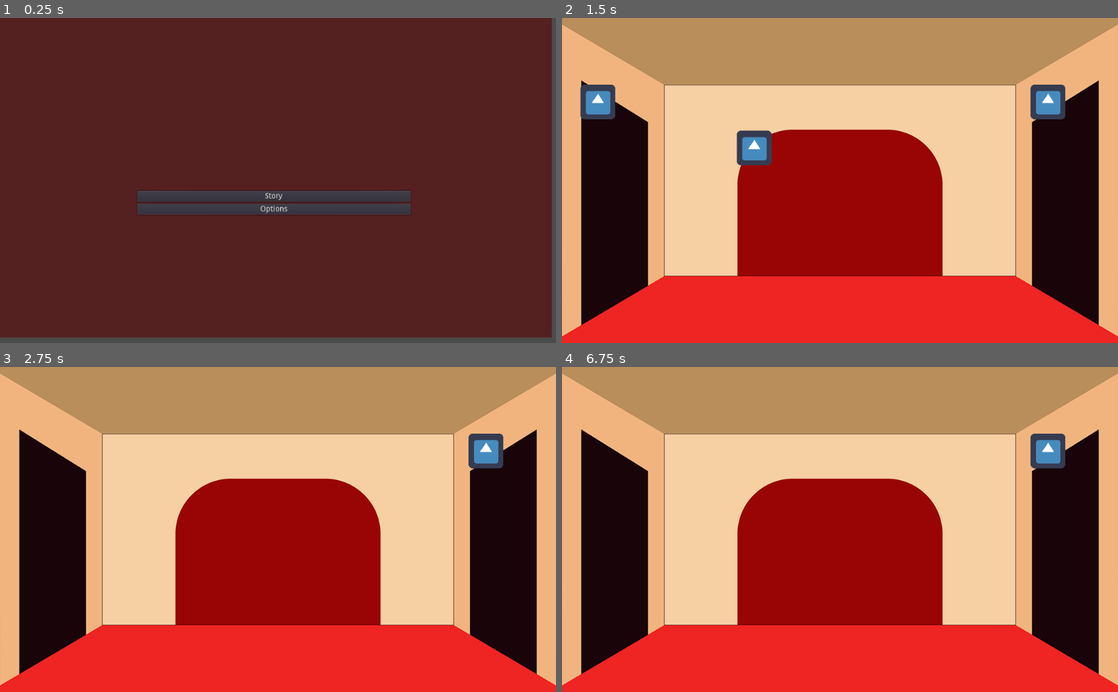
Above: before the commit, frames 1-4 (two rows, left to right).
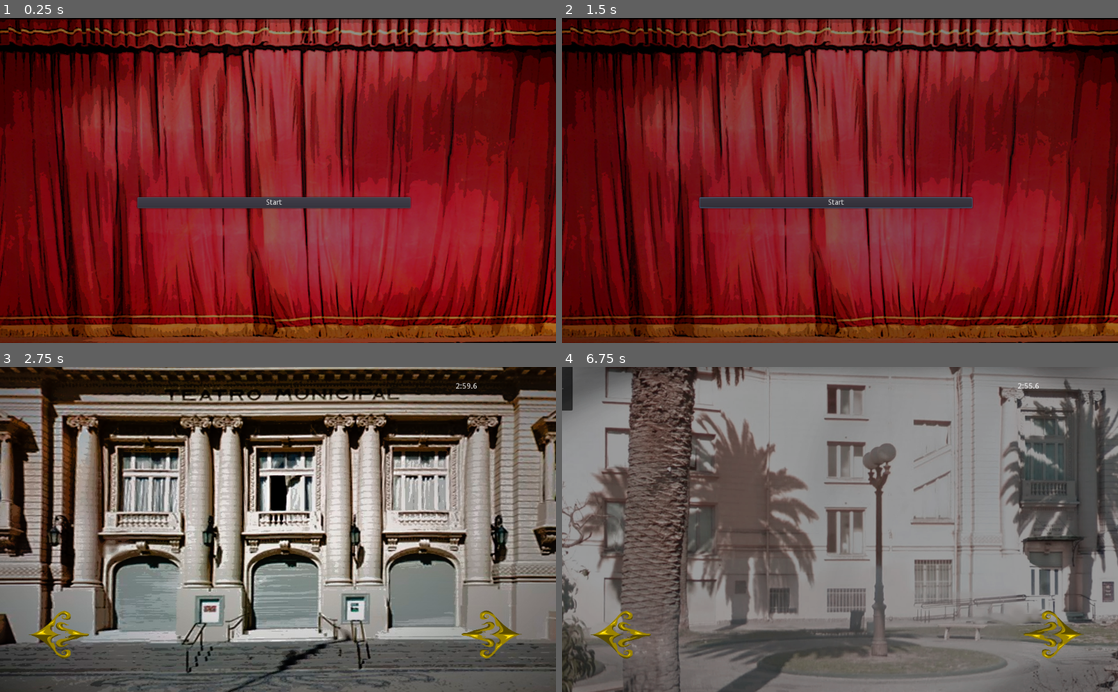
Above: after the commit, the same moments.

Repository: Jeremias-Pellegrino/DVBBGameJamNov2022
Game: Godot game, scene res://Menu/Menu.tscn
Same seed, same stepped clock (60 frames per second), same inputs: the game is played once before the commit and once after it. The engine's default icon, where the game draws it, is replaced by a stand-in: a white triangle on a blue panel in a dark square. Sound files missing from this copy of the repository are replaced by a short silence.
Inputs (mouse positions are in pixels of both pictures, inside the frame that each line leads up to):
- Up to frame 1 (0.25 s): no input
- Up to frame 2 (1.5 s): click (834, 209) at 0.5 s, where only the run before the commit has a clickable "Options"; click "Story" (after the commit: "Start") at 1.25 s
- Up to frame 3 (2.75 s): click (272, 552) at 2 s, where only the run after the commit has a clickable "Start"
- Up to frame 4 (6.75 s): click (623, 636) at 2.77 s; click (1051, 633) at 3.52 s; click (573, 376) at 4.27 s; click (1062, 552) at 5.02 s; click (1062, 552) at 5.77 s; click (623, 636) at 6.52 s

The runs differ from the first frame. In frame 1, 92% of the frame differs, in the area x 0-100%, y 0-100%; in frame 2, 99%; in frame 3, 98%; in frame 4, 100%.

Commit message:
Final changes with some todos

Diff:
--- a/Level 1/GenericScreen.gd
+++ /dev/null
@@ -1,25 +0,0 @@
-tool
-extends Control
-
-export(String) var backgroundTexture
-export(String) var backgroundTexture2
-export(String) var backgroundTexture3
-export(String) var backgroundTexture4
-
-onready var textureRect : TextureRect = $TextureRect
-onready var leftButton : TextureButton = $LeftArrow
-onready var rightButton : TextureButton = $RightArrow
-
-# Called when the node enters the scene tree for the first time.
-func _ready():
-
-
-	pass
-
-
-func _on_LeftArrow_button_up():
-	pass # Replace with function body.
-
-
-func _on_RightArrow_button_up():
-	pass # Replace with function body.
--- a/Level 1/GenericScreen.tscn
+++ /dev/null
@@ -1,66 +0,0 @@
-[gd_scene load_steps=3 format=2]
-
-[ext_resource path="res://icon.png" type="Texture" id=1]
-[ext_resource path="res://Level 1/GenericScreen.gd" type="Script" id=2]
-
-[node name="Control" type="Control"]
-anchor_right = 1.0
-anchor_bottom = 1.0
-script = ExtResource( 2 )
-__meta__ = {
-"_edit_use_anchors_": false
-}
-
-[node name="TextureRect4" type="TextureRect" parent="."]
-margin_right = 1020.0
-margin_bottom = 600.0
-stretch_mode = 5
-__meta__ = {
-"_edit_use_anchors_": false
-}
-
-[node name="TextureRect3" type="TextureRect" parent="."]
-margin_right = 1020.0
-margin_bottom = 600.0
-stretch_mode = 5
-__meta__ = {
-"_edit_use_anchors_": false
-}
-
-[node name="TextureRect2" type="TextureRect" parent="."]
-margin_right = 1020.0
-margin_bottom = 600.0
-stretch_mode = 5
-__meta__ = {
-"_edit_use_anchors_": false
-}
-
-[node name="TextureRect" type="TextureRect" parent="."]
-margin_right = 1020.0
-margin_bottom = 600.0
-stretch_mode = 5
-__meta__ = {
-"_edit_use_anchors_": false
-}
-
-[node name="LeftArrow" type="TextureButton" parent="."]
-margin_left = 20.0
-margin_top = 450.0
-margin_right = 160.0
-margin_bottom = 530.0
-texture_normal = ExtResource( 1 )
-expand = true
-__meta__ = {
-"_edit_use_anchors_": false
-}
-
-[node name="RightArrow" type="TextureButton" parent="."]
-margin_left = 860.0
-margin_top = 450.0
-margin_right = 1000.0
-margin_bottom = 530.0
-texture_normal = ExtResource( 1 )
-expand = true
-
-[connection signal="button_up" from="LeftArrow" to="." method="_on_LeftArrow_button_up"]
-[connection signal="button_up" from="RightArrow" to="." method="_on_RightArrow_button_up"]
--- a/Level 1/Level 1.gd
+++ b/Level 1/Level 1.gd
@@ -1,26 +1,121 @@
 extends Control
 
 onready var scene = $Scene
-const path: String = "res://Level 2/Level 2.tscn"
+var path: String = "res://Level 2/Level 2.tscn"
+var walls = [load("res://Level 1/1.png"), load("res://Level 1/2.png"), load("res://Level 1/4.png"), load("res://Level 1/3.png")]
+var currentIndex = 0
 
-#ponele que sean 2 o 3, puede ser cualquiwer numero
-#las condiciones deben ser linkeadas a este script
+var h = 0
+var s = 0
+var m = 0
 
-var conditions = [true, true]
+var timer = Timer.new()
+
+func do_this():
+	path = "res://You lose.tscn"
+	$TransitionLayer/ColorRect.show()
+	$TransitionLayer/AnimationPlayer.play("transition")
+
+#comida, manise, llave
+var conditions = [false, false, false]
 
 # Called when the node enters the scene tree for the first time.
 func _ready():
-	#load condtions
-	print("load lvl1")
-	pass
+	$TransitionLayer/ColorRect.hide()
+	$FootStepsPlayer.autoplay = false
+	$Background.texture = walls[0]
+	$Comida.hide()
+	$Manise.hide()
+
+	timer.connect("timeout",self,"do_this")
+	timer.wait_time = 180
+	timer.one_shot = true
+	add_child(timer)
+	timer.start()
 
 # Called every frame. 'delta' is the elapsed time since the previous frame.
 func _process(delta):
+
+	if s > 59:
+		m += 1
+		h = 0
+
+	if m > 59:
+		h += 1
+		m = 0
+
+	var timerText = str(2 - m)+":"+str(60-s)
+	$TimerLabel.bbcode_text = timerText
+
 	var tmp = conditions.duplicate()
 	for condition in conditions:
 		if condition == true:
 			tmp.pop_front()
 
-	if tmp.empty():
-		pass
-		get_tree().change_scene(path)
+	if tmp.empty() && currentIndex == 3:
+		$TransitionLayer/ColorRect.show()
+		$TransitionLayer/AnimationPlayer.play("transition")
+
+	if currentIndex == 2 && !conditions[0]:
+		$Comida.show()
+	else:
+		$Comida.hide()
+
+	if currentIndex == 2 && !conditions[1]:
+		$Manise.show()
+	else:
+		$Manise.hide()
+
+	if currentIndex == 1 && !conditions[2]:
+		$Llave.show()
+	else:
+		$Llave.hide()
+
+	#if currentIndex == 3 && conditions[1]:
+	#	pass
+
+func _on_LeftArrow_button_up():
+	currentIndex -= 1
+	if currentIndex < 0:
+		currentIndex = 3
+
+	print("left arrow, currentIndex: ", currentIndex)
+	$Background.texture = walls[currentIndex]
+	$FootStepsPlayer.position = Vector2(0,200)
+	$FootStepsPlayer.play()
+
+func _on_RightArrow_button_up():
+
+	currentIndex += 1
+	if currentIndex > 3:
+		currentIndex = 0
+
+	if currentIndex == 3:
+		conditions[1] = true
+	print("right arrow, currentIndex: ", currentIndex)
+	$Background.texture = walls[currentIndex]
+	$FootStepsPlayer.position = Vector2(1000,200)
+	$FootStepsPlayer.play()
+
+func _on_Timer_timeout():
+	s += 0.1
+
+func _on_FootStepsPlayer_finished():
+	$FootStepsPlayer.stop()
+
+func _on_AcceptDialog_confirmed():
+	#iluminar puerta
+	pass
+
+func _on_Comida_button_up():
+	conditions[0] = true
+	$AcceptDialog.show()
+
+func _on_Manise_button_up():
+	conditions[1] = true
+
+func _on_Llave_button_up():
+	conditions[2] = true
+
+func _on_AnimationPlayer_animation_finished(anim_name):
+	get_tree().change_scene(path)
--- a/Level 1/Level 1.tscn
+++ b/Level 1/Level 1.tscn
@@ -1,8 +1,43 @@
-[gd_scene load_steps=4 format=2]
+[gd_scene load_steps=11 format=2]
 
-[ext_resource path="res://icon.png" type="Texture" id=1]
+[ext_resource path="res://Level 1/2.png" type="Texture" id=1]
 [ext_resource path="res://Level 1/Level 1.gd" type="Script" id=2]
-[ext_resource path="res://Level 1/teatro2.jpg" type="Texture" id=3]
+[ext_resource path="res://assets/mani.png" type="Texture" id=3]
+[ext_resource path="res://Level 1/ City Park Ambience.mp3" type="AudioStream" id=4]
+[ext_resource path="res://assets/FOOTSTEPS SOUND EFFECT HD.mp3" type="AudioStream" id=5]
+[ext_resource path="res://assets/llave chota.png" type="Texture" id=6]
+[ext_resource path="res://assets/flecha.png" type="Texture" id=7]
+[ext_resource path="res://assets/bandeja comida.png" type="Texture" id=8]
+
+[sub_resource type="Animation" id=3]
+length = 0.001
+tracks/0/type = "value"
+tracks/0/path = NodePath("ColorRect:color")
+tracks/0/interp = 1
+tracks/0/loop_wrap = true
+tracks/0/imported = false
+tracks/0/enabled = true
+tracks/0/keys = {
+"times": PoolRealArray( 0, 1 ),
+"transitions": PoolRealArray( 1, 1 ),
+"update": 0,
+"values": [ Color( 0, 0, 0, 0 ), Color( 0, 0, 0, 1 ) ]
+}
+
+[sub_resource type="Animation" id=2]
+resource_name = "transition"
+tracks/0/type = "value"
+tracks/0/path = NodePath("ColorRect:color")
+tracks/0/interp = 1
+tracks/0/loop_wrap = true
+tracks/0/imported = false
+tracks/0/enabled = true
+tracks/0/keys = {
+"times": PoolRealArray( 0.1, 1 ),
+"transitions": PoolRealArray( 1, 1 ),
+"update": 0,
+"values": [ Color( 0, 0, 0, 0 ), Color( 0, 0, 0, 1 ) ]
+}
 
 [node name="Control" type="Control"]
 anchor_right = 1.0
@@ -15,30 +50,139 @@
 [node name="Background" type="TextureRect" parent="."]
 margin_right = 1020.0
 margin_bottom = 600.0
-texture = ExtResource( 3 )
+texture = ExtResource( 1 )
 stretch_mode = 5
 __meta__ = {
 "_edit_use_anchors_": false
 }
 
 [node name="LeftArrow" type="TextureButton" parent="."]
-margin_left = 20.0
-margin_top = 450.0
-margin_right = 160.0
-margin_bottom = 530.0
-texture_normal = ExtResource( 1 )
+margin_left = 46.0
+margin_top = 551.0
+margin_right = 156.0
+margin_bottom = 681.0
+rect_rotation = -90.0
+texture_normal = ExtResource( 7 )
 expand = true
 __meta__ = {
 "_edit_use_anchors_": false
 }
 
 [node name="RightArrow" type="TextureButton" parent="."]
-margin_left = 860.0
-margin_top = 450.0
-margin_right = 1000.0
-margin_bottom = 530.0
-texture_normal = ExtResource( 1 )
+margin_left = 968.0
+margin_top = 437.0
+margin_right = 1078.0
+margin_bottom = 567.0
+rect_rotation = 90.0
+texture_normal = ExtResource( 7 )
 expand = true
+__meta__ = {
+"_edit_use_anchors_": false
+}
+
+[node name="Timer" type="Timer" parent="."]
+wait_time = 0.1
+autostart = true
+
+[node name="TimerLabel" type="RichTextLabel" parent="."]
+margin_left = 839.0
+margin_top = 29.0
+margin_right = 1006.0
+margin_bottom = 122.0
+bbcode_enabled = true
+scroll_active = false
+__meta__ = {
+"_edit_use_anchors_": false
+}
+
+[node name="AudioStreamPlayer" type="AudioStreamPlayer" parent="."]
+stream = ExtResource( 4 )
+volume_db = -8.702
+autoplay = true
+
+[node name="FootStepsPlayer" type="AudioStreamPlayer2D" parent="."]
+stream = ExtResource( 5 )
+
+[node name="ForegroundTransition" type="TextureRect" parent="."]
+visible = false
+margin_right = 1024.0
+margin_bottom = 600.0
+expand = true
+stretch_mode = 5
+__meta__ = {
+"_edit_use_anchors_": false
+}
+
+[node name="Llave" type="TextureButton" parent="."]
+margin_left = 711.0
+margin_top = 474.0
+margin_right = 1801.0
+margin_bottom = 1184.0
+rect_scale = Vector2( 0.07, 0.07 )
+texture_normal = ExtResource( 6 )
+__meta__ = {
+"_edit_use_anchors_": false
+}
+
+[node name="Comida" type="TextureButton" parent="."]
+visible = false
+margin_left = 334.0
+margin_top = 428.0
+margin_right = 1424.0
+margin_bottom = 1138.0
+rect_scale = Vector2( 0.04, 0.04 )
+texture_normal = ExtResource( 8 )
+__meta__ = {
+"_edit_use_anchors_": false
+}
+
+[node name="Manise" type="TextureButton" parent="."]
+visible = false
+margin_left = 386.0
+margin_top = 428.0
+margin_right = 1410.0
+margin_bottom = 1028.0
+rect_scale = Vector2( 0.02, 0.02 )
+texture_normal = ExtResource( 3 )
+__meta__ = {
+"_edit_use_anchors_": false
+}
+
+[node name="TextureButton" type="TextureButton" parent="."]
+margin_right = 40.0
+margin_bottom = 40.0
+__meta__ = {
+"_edit_use_anchors_": false
+}
+
+[node name="AcceptDialog" type="AcceptDialog" parent="."]
+margin_left = 363.0
+margin_top = 153.0
+margin_right = 629.0
+margin_bottom = 211.0
+window_title = ""
+dialog_text = "Mozo! Lleva la bandeja adentro, rapido!"
+
+[node name="TransitionLayer" type="CanvasLayer" parent="."]
+
+[node name="ColorRect" type="ColorRect" parent="TransitionLayer"]
+margin_right = 1024.0
+margin_bottom = 600.0
+color = Color( 0, 0, 0, 0 )
+__meta__ = {
+"_edit_use_anchors_": false
+}
+
+[node name="AnimationPlayer" type="AnimationPlayer" parent="TransitionLayer"]
+anims/RESET = SubResource( 3 )
+anims/transition = SubResource( 2 )
 
 [connection signal="button_up" from="LeftArrow" to="." method="_on_LeftArrow_button_up"]
 [connection signal="button_up" from="RightArrow" to="." method="_on_RightArrow_button_up"]
+[connection signal="timeout" from="Timer" to="." method="_on_Timer_timeout"]
+[connection signal="finished" from="FootStepsPlayer" to="." method="_on_FootStepsPlayer_finished"]
+[connection signal="button_up" from="Llave" to="." method="_on_Llave_button_up"]
+[connection signal="button_up" from="Comida" to="." method="_on_Comida_button_up"]
+[connection signal="button_up" from="Manise" to="." method="_on_Manise_button_up"]
+[connection signal="confirmed" from="AcceptDialog" to="." method="_on_AcceptDialog_confirmed"]
+[connection signal="animation_finished" from="TransitionLayer/AnimationPlayer" to="." method="_on_AnimationPlayer_animation_finished"]
--- a/Level 2/Level 2.gd
+++ b/Level 2/Level 2.gd
@@ -1,12 +1,4 @@
 extends Node
-
-#south east north west
-var data = {
-	"00": [false, true, true, false],
-	"01": [false, false, true, true],
-	"10": [true, true, false, false],
-	"11": [true, false, false, true]
-}
 
 # Rooms
 #	10 | 11
@@ -14,13 +6,19 @@
 
 #podria eliminar el dict data y usar este chequeando si existe un valor y ya.
 var associatedRoom = {
+	#south east north west
 	"00": ["", "01", "10", ""],
-	"01": ["", "", "11", "00"],
+	"01": ["", "02", "11", "00"],
+	"02": ["", "", "12", "01"],
 	"10": ["00", "11", "", ""],
-	"11": ["01", "", "", "10"]
+	"11": ["01", "12", "", "10"],
+	"12": ["02", "", "22", "11"],
+	"20": ["10", "21", "", ""],
+	"21": ["11", "22", "", "20"],
+	"22": ["12", "", "", "21"]
 }
 
-var currentRoom = "00"
+var currentRoom = "01"
 var currentDoor = 0
 
 var nextRoom = ""
@@ -32,7 +30,8 @@
 export var isRightAvailable = false
 
 func _ready():
-	print(data[currentRoom][currentDoor])
+	#print(data[currentRoom][currentDoor])
+	pass
 
 func nextInitialDoor(forDoor: int):
 
@@ -48,13 +47,18 @@
 	return index
 
 func loadNext():
+
+	print("currentRoom: ", currentRoom)
+	print("currentDoor: ", currentDoor)
+
 	var right = nextInitialDoor(1)
 	var middle = nextInitialDoor(2)
 	var left = nextInitialDoor(3)
 
-	isRightAvailable = data[nextRoom][right]
-	isMiddleAvailable = data[nextRoom][middle]
-	isLeftAvailable = data[nextRoom][left]
+	#TODO: make it safe for "" cases.
+	isRightAvailable = associatedRoom[nextRoom][right] != ""
+	isMiddleAvailable = associatedRoom[nextRoom][middle] != ""
+	isLeftAvailable = associatedRoom[nextRoom][left] != ""
 
 	if !isLeftAvailable:
 		$LeftDoorButton.hide()
@@ -73,6 +77,14 @@
 
 	currentRoom = nextRoom
 	currentDoor = nextInitialDoor
+
+	if currentRoom == "11":
+		$Sprite.show()
+	else:
+		$Sprite.hide()
+
+	if currentRoom == "20" && currentDoor == 1:
+		$TransitionLayer/AnimationPlayer.play("transition")
 
 func setupNextRoom():
 	nextRoom = associatedRoom[currentRoom][selectedDoor]
@@ -116,3 +128,7 @@
 		selectedDoor = 2
 
 	setupNextRoom()
+
+func _on_AnimationPlayer_animation_finished(anim_name):
+	$TransitionLayer/ColorRect.hide()
+	$FinalImage.show()
--- a/Level 2/Level 2.tscn
+++ b/Level 2/Level 2.tscn
@@ -1,8 +1,42 @@
-[gd_scene load_steps=4 format=2]
+[gd_scene load_steps=10 format=2]
 
-[ext_resource path="res://Level 2/Placeholder laberinto.png" type="Texture" id=1]
+[ext_resource path="res://Level 2/base.png" type="Texture" id=1]
 [ext_resource path="res://Level 2/Level 2.gd" type="Script" id=2]
-[ext_resource path="res://icon.png" type="Texture" id=3]
+[ext_resource path="res://Level 2/puerta izq.png" type="Texture" id=3]
+[ext_resource path="res://Level 2/puerta centro.png" type="Texture" id=4]
+[ext_resource path="res://Level 2/puerta der.png" type="Texture" id=5]
+[ext_resource path="res://Level 2/lampara.png" type="Texture" id=6]
+[ext_resource path="res://assets/ganaste.png" type="Texture" id=7]
+
+[sub_resource type="Animation" id=3]
+length = 0.001
+tracks/0/type = "value"
+tracks/0/path = NodePath("ColorRect:color")
+tracks/0/interp = 1
+tracks/0/loop_wrap = true
+tracks/0/imported = false
+tracks/0/enabled = true
+tracks/0/keys = {
+"times": PoolRealArray( 0, 1 ),
+"transitions": PoolRealArray( 1, 1 ),
+"update": 0,
+"values": [ Color( 0, 0, 0, 0 ), Color( 0, 0, 0, 1 ) ]
+}
+
+[sub_resource type="Animation" id=2]
+resource_name = "transition"
+tracks/0/type = "value"
+tracks/0/path = NodePath("ColorRect:color")
+tracks/0/interp = 1
+tracks/0/loop_wrap = true
+tracks/0/imported = false
+tracks/0/enabled = true
+tracks/0/keys = {
+"times": PoolRealArray( 0.1, 1 ),
+"transitions": PoolRealArray( 1, 1 ),
+"update": 0,
+"values": [ Color( 0, 0, 0, 0 ), Color( 0, 0, 0, 1 ) ]
+}
 
 [node name="Control" type="Node"]
 script = ExtResource( 2 )
@@ -17,31 +51,63 @@
 }
 
 [node name="LeftDoorButton" type="TextureButton" parent="."]
-margin_left = 34.0
-margin_top = 123.0
-margin_right = 160.0
-margin_bottom = 560.0
+margin_left = -61.0
+margin_top = 132.0
+margin_right = 285.0
+margin_bottom = 603.0
 texture_normal = ExtResource( 3 )
 __meta__ = {
 "_edit_use_anchors_": false
 }
 
 [node name="RightDoorButton" type="TextureButton" parent="."]
-margin_left = 863.0
-margin_top = 123.0
-margin_right = 988.0
-margin_bottom = 560.0
-texture_normal = ExtResource( 3 )
+margin_left = 754.0
+margin_top = 121.0
+margin_right = 1100.0
+margin_bottom = 592.0
+texture_normal = ExtResource( 5 )
 __meta__ = {
 "_edit_use_anchors_": false
 }
 
 [node name="MiddleDoorButton" type="TextureButton" parent="."]
-margin_left = 322.0
-margin_top = 208.0
-margin_right = 703.0
-margin_bottom = 475.0
-texture_normal = ExtResource( 3 )
+margin_left = 328.0
+margin_top = 176.0
+margin_right = 709.0
+margin_bottom = 518.0
+texture_normal = ExtResource( 4 )
+__meta__ = {
+"_edit_use_anchors_": false
+}
+
+[node name="Sprite" type="Sprite" parent="."]
+visible = false
+position = Vector2( 523, 306 )
+scale = Vector2( 0.887097, 0.97 )
+texture = ExtResource( 6 )
+
+[node name="TransitionLayer" type="CanvasLayer" parent="."]
+
+[node name="ColorRect" type="ColorRect" parent="TransitionLayer"]
+margin_right = 1024.0
+margin_bottom = 600.0
+mouse_filter = 2
+color = Color( 0, 0, 0, 0 )
+__meta__ = {
+"_edit_use_anchors_": false
+}
+
+[node name="AnimationPlayer" type="AnimationPlayer" parent="TransitionLayer"]
+anims/RESET = SubResource( 3 )
+anims/transition = SubResource( 2 )
+
+[node name="AudioStreamPlayer2D" type="AudioStreamPlayer2D" parent="."]
+
+[node name="FinalImage" type="TextureRect" parent="."]
+visible = false
+margin_right = 40.0
+margin_bottom = 40.0
+texture = ExtResource( 7 )
 __meta__ = {
 "_edit_use_anchors_": false
 }
@@ -49,3 +115,4 @@
 [connection signal="button_up" from="LeftDoorButton" to="." method="_on_LeftDoorButton_button_up"]
 [connection signal="button_up" from="RightDoorButton" to="." method="_on_RightDoorButton_button_up"]
 [connection signal="button_up" from="MiddleDoorButton" to="." method="_on_MiddleDoorButton_button_up"]
+[connection signal="animation_finished" from="TransitionLayer/AnimationPlayer" to="." method="_on_AnimationPlayer_animation_finished"]
--- a/Menu/Menu.gd
+++ b/Menu/Menu.gd
@@ -5,6 +5,7 @@
 
 # Called when the node enters the scene tree for the first time.
 func _ready():
+	$TransitionLayer/ColorRect.hide()
 	pass # Replace with function body.
 
 # Called every frame. 'delta' is the elapsed time since the previous frame.
@@ -12,10 +13,15 @@
 #	pass
 
 func _on_Options_button_up():
+	pass
 	#show options here
 	#get_tree().change_scene(path)
-	pass
 
 func _on_Story_button_up():
-	print("story")
+
+	$TransitionLayer/ColorRect.show()
+	$TransitionLayer/AnimationPlayer.play("transition")
+
+
+func _on_AnimationPlayer_animation_finished(anim_name):
 	get_tree().change_scene(path)
--- a/Menu/Menu.tscn
+++ b/Menu/Menu.tscn
@@ -1,6 +1,38 @@
-[gd_scene load_steps=2 format=2]
+[gd_scene load_steps=6 format=2]
 
 [ext_resource path="res://Menu/Menu.gd" type="Script" id=1]
+[ext_resource path="res://Menu/dvgamejgam-11-22 - 13:11:2022 13.mp3" type="AudioStream" id=2]
+[ext_resource path="res://assets/menu.png" type="Texture" id=3]
+
+[sub_resource type="Animation" id=3]
+length = 0.001
+tracks/0/type = "value"
+tracks/0/path = NodePath("ColorRect:color")
+tracks/0/interp = 1
+tracks/0/loop_wrap = true
+tracks/0/imported = false
+tracks/0/enabled = true
+tracks/0/keys = {
+"times": PoolRealArray( 0, 1 ),
+"transitions": PoolRealArray( 1, 1 ),
+"update": 0,
+"values": [ Color( 0, 0, 0, 0 ), Color( 0, 0, 0, 1 ) ]
+}
+
+[sub_resource type="Animation" id=2]
+resource_name = "transition"
+tracks/0/type = "value"
+tracks/0/path = NodePath("ColorRect:color")
+tracks/0/interp = 1
+tracks/0/loop_wrap = true
+tracks/0/imported = false
+tracks/0/enabled = true
+tracks/0/keys = {
+"times": PoolRealArray( 0.1, 1 ),
+"transitions": PoolRealArray( 1, 1 ),
+"update": 0,
+"values": [ Color( 0, 0, 0, 0 ), Color( 0, 0, 0, 1 ) ]
+}
 
 [node name="Control" type="Control"]
 script = ExtResource( 1 )
@@ -11,14 +43,7 @@
 [node name="TextureRect" type="TextureRect" parent="."]
 margin_right = 1026.0
 margin_bottom = 608.0
-__meta__ = {
-"_edit_use_anchors_": false
-}
-
-[node name="ColorRect" type="ColorRect" parent="TextureRect"]
-margin_right = 1016.0
-margin_bottom = 590.0
-color = Color( 0.333333, 0.129412, 0.129412, 1 )
+texture = ExtResource( 3 )
 __meta__ = {
 "_edit_use_anchors_": false
 }
@@ -34,12 +59,13 @@
 }
 
 [node name="Story" type="Button" parent="VBoxContainer"]
-margin_top = 185.0
+margin_top = 197.0
 margin_right = 503.0
-margin_bottom = 205.0
-text = "Story"
+margin_bottom = 217.0
+text = "Start"
 
 [node name="Options" type="Button" parent="VBoxContainer"]
+visible = false
 margin_top = 209.0
 margin_right = 503.0
 margin_bottom = 229.0
@@ -54,5 +80,25 @@
 "_edit_use_anchors_": false
 }
 
+[node name="AudioStreamPlayer" type="AudioStreamPlayer" parent="."]
+stream = ExtResource( 2 )
+volume_db = -8.703
+autoplay = true
+
+[node name="TransitionLayer" type="CanvasLayer" parent="."]
+
+[node name="ColorRect" type="ColorRect" parent="TransitionLayer"]
+margin_right = 1024.0
+margin_bottom = 600.0
+color = Color( 0, 0, 0, 0 )
+__meta__ = {
+"_edit_use_anchors_": false
+}
+
+[node name="AnimationPlayer" type="AnimationPlayer" parent="TransitionLayer"]
+anims/RESET = SubResource( 3 )
+anims/transition = SubResource( 2 )
+
 [connection signal="button_up" from="VBoxContainer/Story" to="." method="_on_Story_button_up"]
 [connection signal="button_up" from="VBoxContainer/Options" to="." method="_on_Options_button_up"]
+[connection signal="animation_finished" from="TransitionLayer/AnimationPlayer" to="." method="_on_AnimationPlayer_animation_finished"]
--- /dev/null
+++ b/TransitionLayer.tscn
@@ -0,0 +1,46 @@
+[gd_scene load_steps=3 format=2]
+
+[sub_resource type="Animation" id=3]
+length = 0.001
+tracks/0/type = "value"
+tracks/0/path = NodePath("ColorRect:color")
+tracks/0/interp = 1
+tracks/0/loop_wrap = true
+tracks/0/imported = false
+tracks/0/enabled = true
+tracks/0/keys = {
+"times": PoolRealArray( 0, 1 ),
+"transitions": PoolRealArray( 1, 1 ),
+"update": 0,
+"values": [ Color( 0, 0, 0, 0 ), Color( 0, 0, 0, 1 ) ]
+}
+
+[sub_resource type="Animation" id=2]
+resource_name = "transition"
+tracks/0/type = "value"
+tracks/0/path = NodePath("ColorRect:color")
+tracks/0/interp = 1
+tracks/0/loop_wrap = true
+tracks/0/imported = false
+tracks/0/enabled = true
+tracks/0/keys = {
+"times": PoolRealArray( 0.1, 1 ),
+"transitions": PoolRealArray( 1, 1 ),
+"update": 0,
+"values": [ Color( 0, 0, 0, 0 ), Color( 0, 0, 0, 1 ) ]
+}
+
+[node name="TransitionLayer" type="CanvasLayer"]
+
+[node name="ColorRect" type="ColorRect" parent="."]
+margin_right = 1024.0
+margin_bottom = 600.0
+mouse_filter = 2
+color = Color( 0, 0, 0, 0 )
+__meta__ = {
+"_edit_use_anchors_": false
+}
+
+[node name="AnimationPlayer" type="AnimationPlayer" parent="."]
+anims/RESET = SubResource( 3 )
+anims/transition = SubResource( 2 )
--- /dev/null
+++ b/You lose.tscn
@@ -0,0 +1,13 @@
+[gd_scene load_steps=2 format=2]
+
+[ext_resource path="res://assets/final malo.png" type="Texture" id=1]
+
+[node name="Node2D" type="Node2D"]
+
+[node name="TextureRect" type="TextureRect" parent="."]
+margin_right = 1024.0
+margin_bottom = 600.0
+texture = ExtResource( 1 )
+__meta__ = {
+"_edit_use_anchors_": false
+}
Binary file removed: GenericScreen/puerta d2.png
Not shown, removed: GenericScreen/puerta d2.png.import
Not shown, added: Level 1/ City Park Ambience.mp3.import
Renamed: assets/1.png -> Level 1/1.png
Not shown, added: Level 1/1.png.import
Renamed: assets/2.png -> Level 1/2.png
Not shown, added: Level 1/2.png.import
Renamed: assets/3.png -> Level 1/3.png
Not shown, added: Level 1/3.png.import
Renamed: assets/4.png -> Level 1/4.png
Not shown, added: Level 1/4.png.import
Binary file removed: Level 1/teatro.jpg
(and 80 more such lines)
